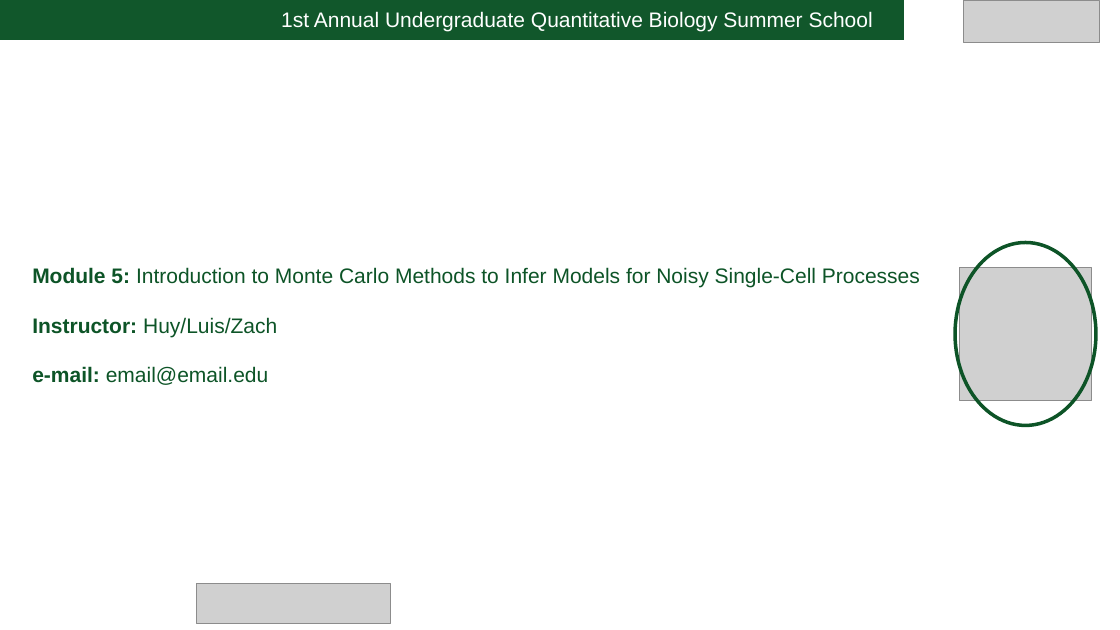
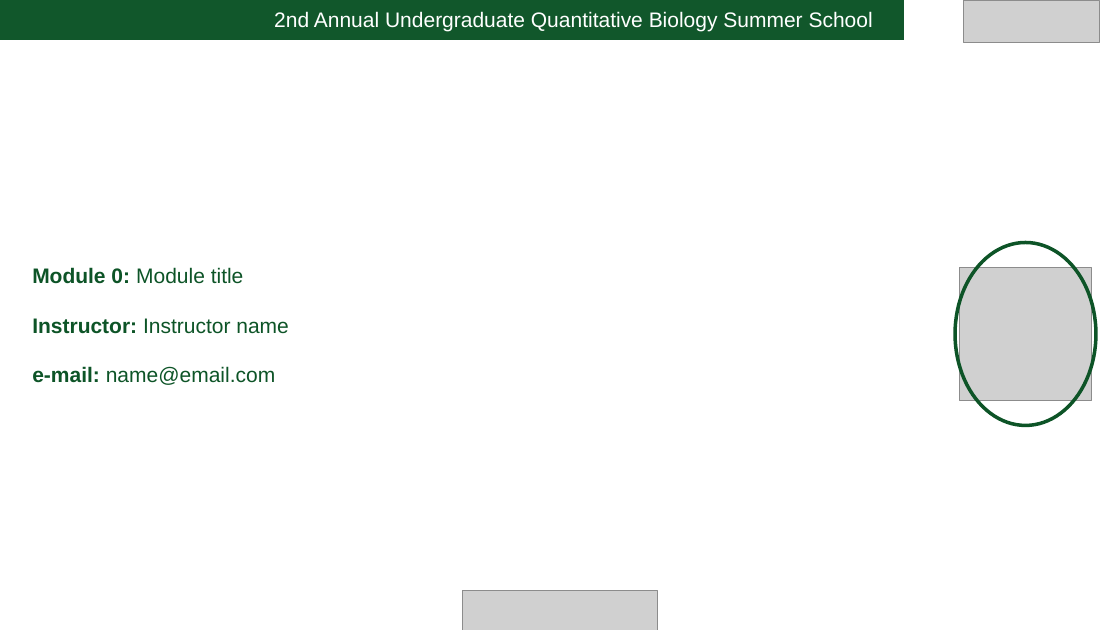
Before and after one commit to MunskyGroup/uqbio2022, a slide deck: slide 2 of templates/qbio_template.pptx (slide 7 before the commit). Drawn at 1120x630 pixels with LibreOffice and Linux fonts; fonts in the diff are those of the drawing; grey boxes stand for pictures. Boxes give left, top, right and bottom in pixels: in the first picture for what was removed or moved away, otherwise in the second. Text is boxed around its words. In the diff, an @@ line names an element or a change of style, - is before the commit and + after.

```diff
--- a/templates/qbio_template.pptx
+++ b/templates/qbio_template.pptx
@@ text at bbox=[274, 11, 873, 32]: text changed @@
-1st Annual Undergraduate Quantitative Biology Summer School
+2nd Annual Undergraduate Quantitative Biology Summer School
@@ text at bbox=[32, 267, 244, 284]: text changed @@
-Module 5: Introduction to Monte Carlo Methods to Infer Models for Noisy Single-Cell Processes
+Module 0: Module title
@@ text at bbox=[32, 318, 289, 334]: text changed @@
-Instructor: Huy/Luis/Zach
+Instructor: Instructor name
@@ text at bbox=[32, 366, 275, 385]: text changed @@
-e-mail: email@email.edu
+e-mail: name@email.com
@@ picture: place and size @@
-picture at bbox=[197, 584, 391, 623]
+picture at bbox=[463, 591, 657, 630]
```
Also in this commit, not shown: 3 other slides changed, 5 slides removed, 8 other files.
